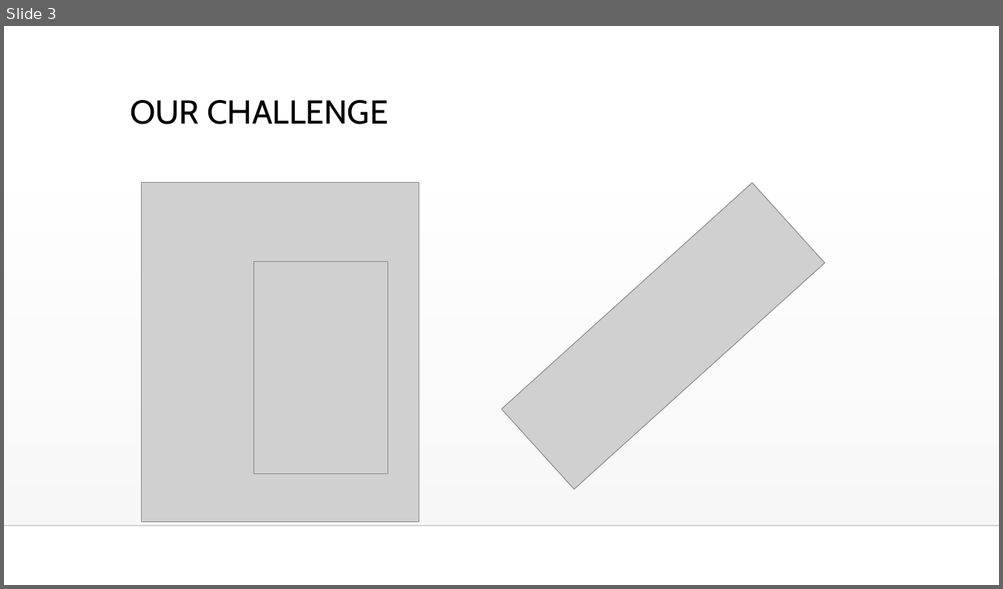
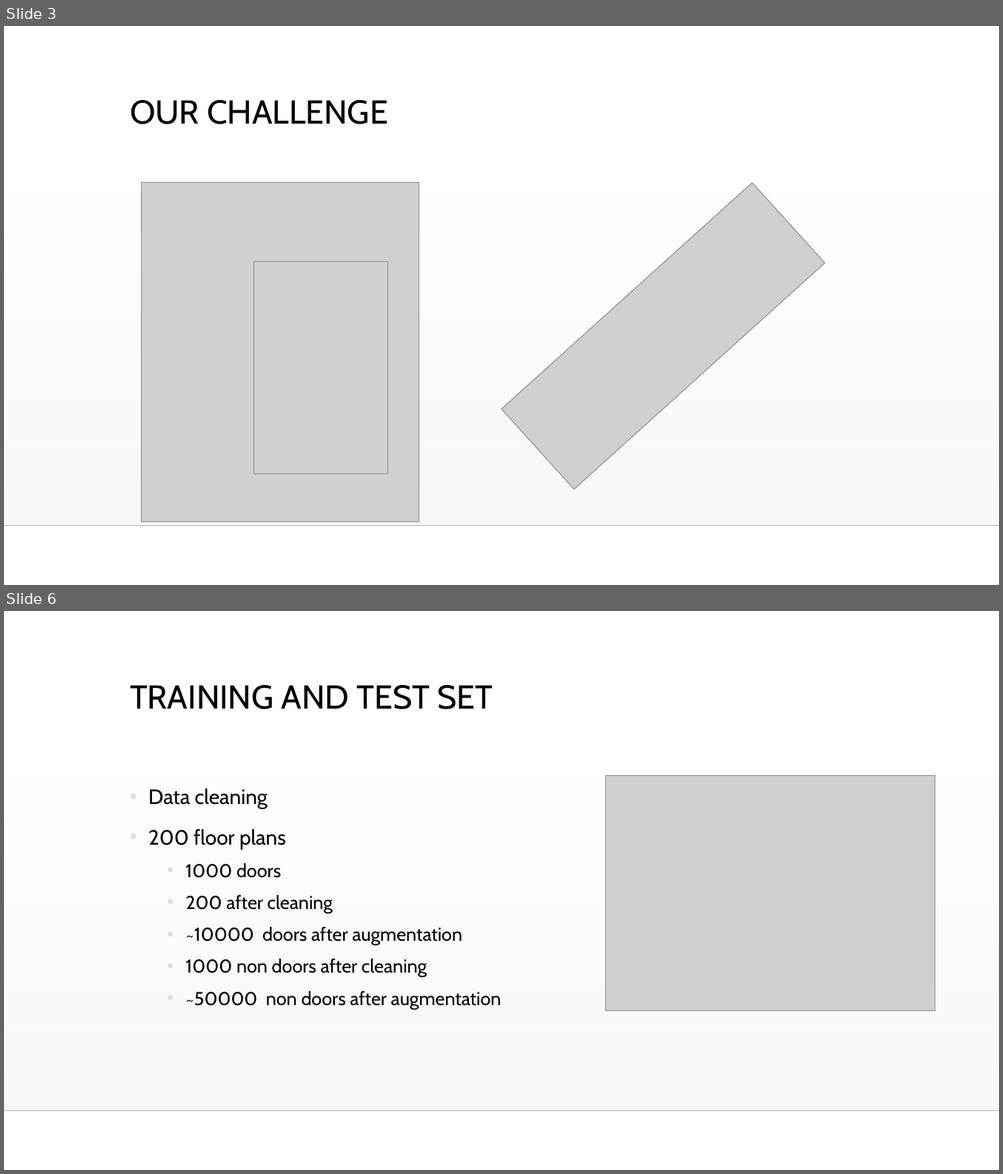
Before and after one commit to guysoft/thedoorks, a slide deck: media/Hack.pptx. Shown one above the other, each under a label of ours: slide 3 before the commit, slides 3 and 6 after it; the slides between them are not shown. The pictures are 1003x589 and 1003x1174 pixels, drawn with LibreOffice and Linux fonts; fonts in the diff are those of the drawing; grey boxes stand for pictures; background and template pictures are left out. Boxes give left, top, right and bottom in pixels: in the first picture for what was removed or moved away, otherwise in the second. Text is boxed around its words. In the diff, an @@ line names an element or a change of style, - is before the commit and + after.

```diff
--- a/media/Hack.pptx
+++ b/media/Hack.pptx
@@ slide 6 added at bbox=[4, 611, 999, 1170], background #FFFFFF; not listed: 2 template elements that a slide beside it also shows @@
@@ title added at bbox=[130, 685, 492, 709], 32 pt, text #000000 @@
+TRAINING AND TEST SET
@@ picture added at bbox=[606, 775, 935, 1011] @@
@@ text added at bbox=[148, 789, 501, 1010], 18 pt, text #000000 @@
+• Data cleaning
+• 200 floor plans
+  • 1000 doors
+  • 200 after cleaning
+  • ~10000 doors after augmentation
+  • 1000 non doors after cleaning
+  • ~50000 non doors after augmentation
```
Also in this commit, not shown: 4 slides changed, 6 other slides added.
